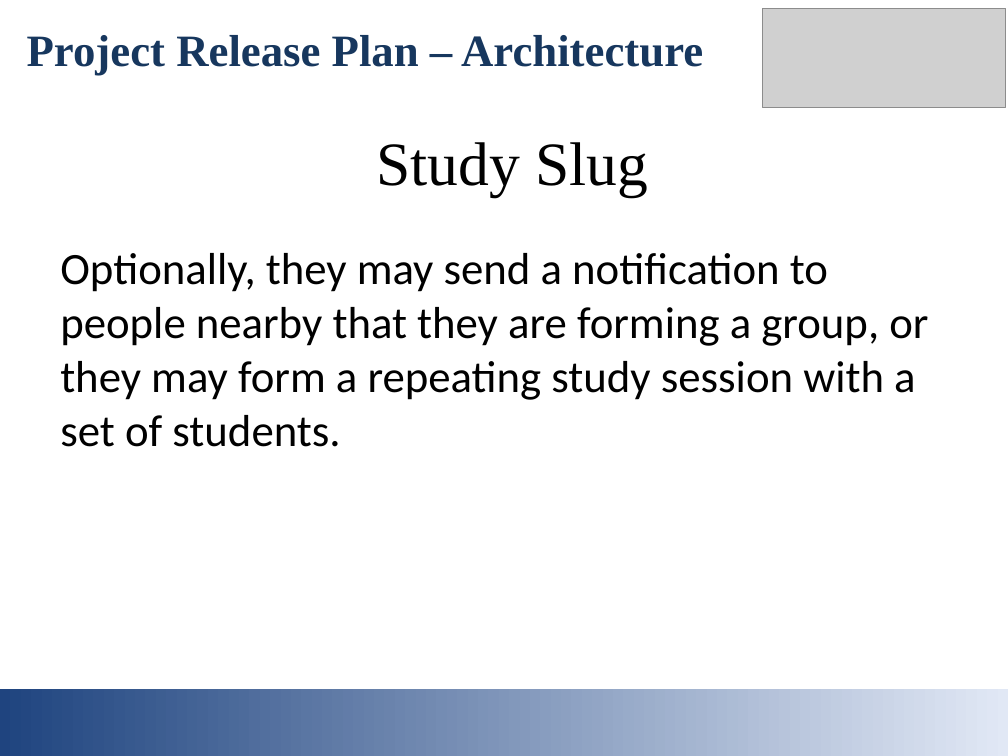
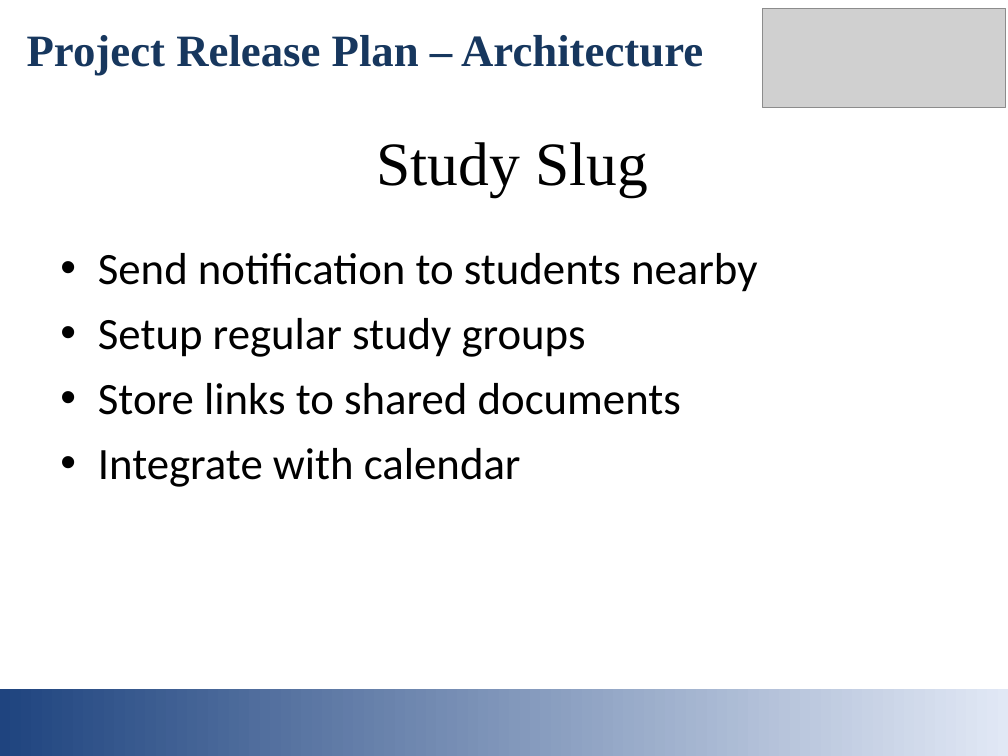
Before and after one commit to mmaall/StudySlug, a slide deck: slide 13 of documentation/studyslug_intro_slides.ppt (slide 6 before the commit). Drawn at 1008x756 pixels with LibreOffice and Linux fonts; fonts in the diff are those of the drawing; grey boxes stand for pictures. Boxes give left, top, right and bottom in pixels: in the first picture for what was removed or moved away, otherwise in the second. Text is boxed around its words. In the diff, an @@ line names an element or a change of style, - is before the commit and + after.

Commit message:
More updates to slides

```diff
--- a/documentation/studyslug_intro_slides.ppt
+++ b/documentation/studyslug_intro_slides.ppt
@@ text at (x1=98, y1=253, x2=757, y2=487): text changed @@
-Optionally, they may send a notification to people nearby that they are forming a group, or they may form a repeating study session with a set of students.
+• Send notification to students nearby
+• Setup regular study groups
+• Store links to shared documents
+• Integrate with calendar
```
Also in this commit, not shown: 2 other slides changed, 7 slides added.
